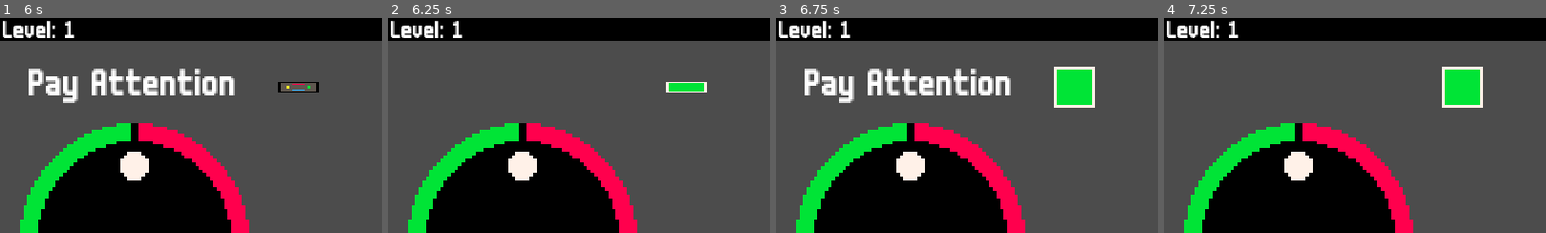
Above: before the commit, frames 1-4 (left to right).
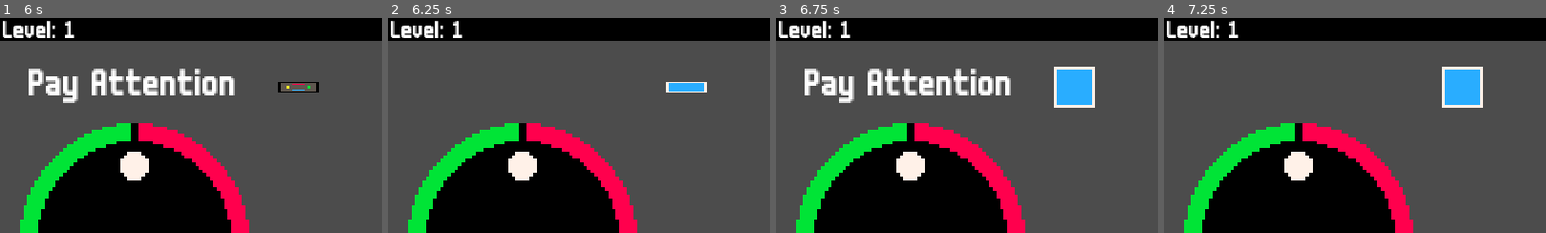
Above: after the commit, the same moments.

Repository: sugarvoid/memory-space
Game: Godot game, scene res://scene/SplashScreen.tscn
The game is run twice, just before and just after one commit, with the same random seed, the same clock (stepped at 60 frames per second) and the same inputs.
Inputs:
- Up to frame 1 (6 s): tap Enter (ui_accept) at 0.5, 0.77, 1.52, 2, 2.75, 3.02, 3.77, 4.52, 5 s; hold Space (space) 0.53-1.28 s; tap Space (space) at 1.35, 2.85, 3.5, 4.35, 5.85 s; hold Space (space) 2.03-2.78 s; hold Space (space) 3.53-4.28 s; hold Space (space) 5.03-5.78 s
- Up to frame 2 (6.25 s): tap Enter (ui_accept) at 6.02 s
- Up to frame 3 (6.75 s): hold Space (space) from 6.53 s (still down)
- Up to frame 4 (7.25 s): keep holding Space (space); tap Enter (ui_accept) at 6.77 s
The pictures show only the part of the screen within x 0-50%, y 0-50%; the shares and areas given below are measured in that part.

Frame 1 is identical in both runs. In frame 2, 0.4% of the frame differs, in the area x 73-83%, y 30-35%; in frame 3, 1.5%, in the area x 73-83%, y 24-41%; in frame 4, 1.5%.

Commit message:
Fixed easy mode pattern

Diff:
--- a/Game.gd
+++ b/Game.gd
@@ -155,9 +155,10 @@
 	$SquareContainer.add_child(new_square)
 
 func _resizeArrays(cur_lvl: int):
+	pass
 	#self.desired_pattern.clear()
-	#self.player_seleted_pattern.clear()
-	self.desired_pattern.resize(cur_lvl)
+	self.player_seleted_pattern.clear()
+	#self.desired_pattern.resize(cur_lvl)
 	self.player_seleted_pattern.resize(cur_lvl)
 
 func _reset_player_guess() -> void:
@@ -165,6 +166,7 @@
 
 
 func _generate_new_pattern() -> void:
+	print(game_mode)
 	_resizeArrays(self.current_level)
 	for n in self.current_level:
 		desired_pattern[n] = _get_random_number()
--- a/Game.tscn
+++ b/Game.tscn
@@ -21,14 +21,11 @@
 tracks/0/imported = false
 tracks/0/enabled = true
 tracks/0/keys = {
-"times": PoolRealArray( 0.3, 1, 2, 5.4, 6 ),
-"transitions": PoolRealArray( 1, 1, 1, 1, 1 ),
+"times": PoolRealArray( 0.3, 2, 5.4, 6 ),
+"transitions": PoolRealArray( 1, 1, 1, 1 ),
 "values": [ {
 "args": [  ],
 "method": "_reset_player_guess"
-}, {
-"args": [  ],
-"method": "_generate_new_pattern"
 }, {
 "args": [  ],
 "method": "_show_desired_pattern"
